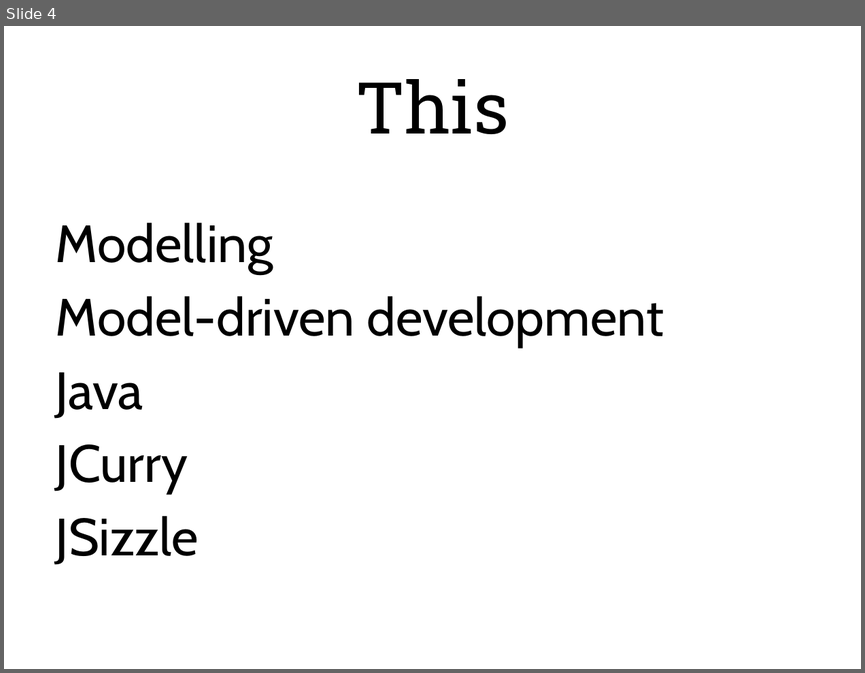
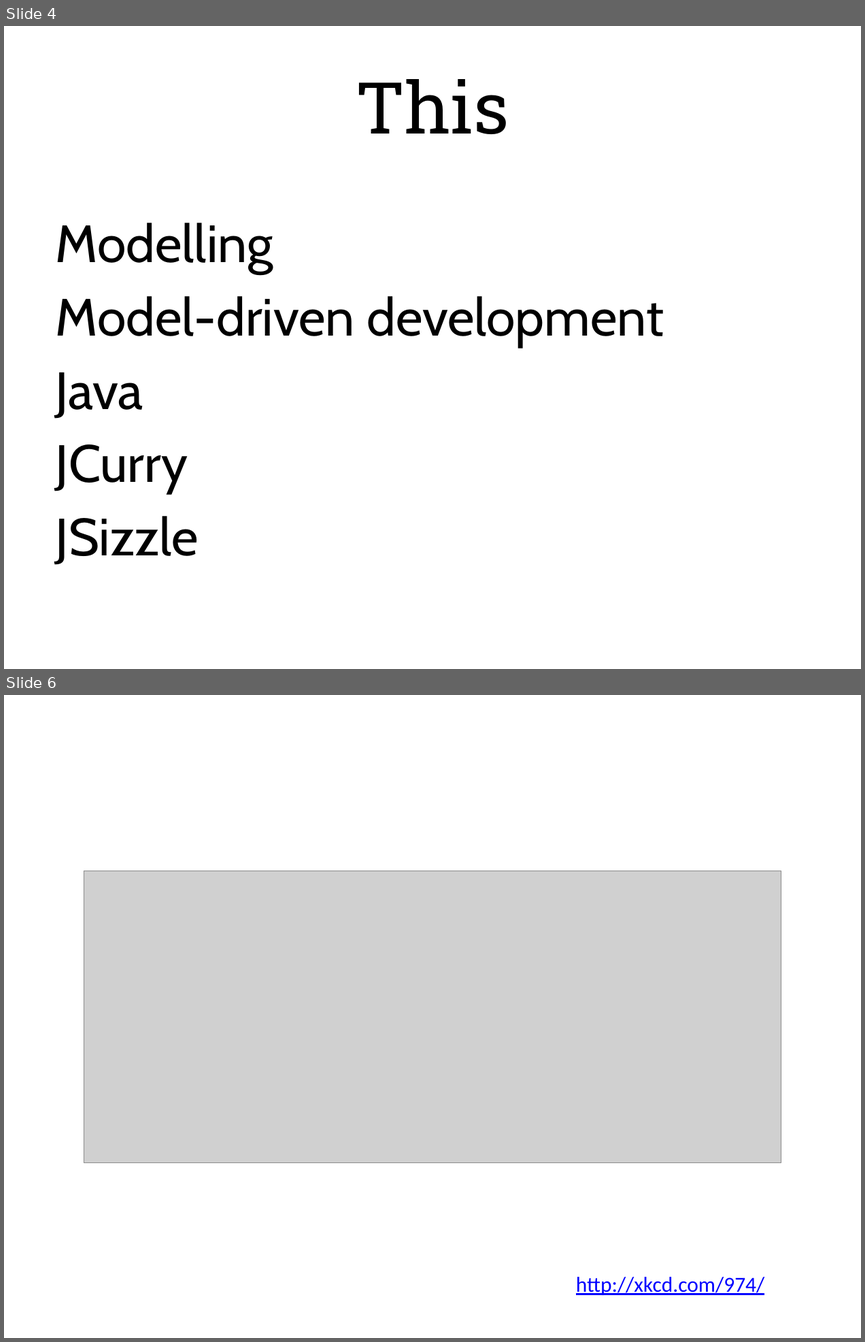
Before and after one commit to paul-sadler-ext/javasizzle, a slide deck: JSizzle-Demo/doc/Modelling in Java.pptx. Shown one above the other, each under a label of ours: slide 4 before the commit, slides 4 and 6 after it; the slides between them are not shown. The pictures are 865x673 and 865x1342 pixels, drawn with LibreOffice and Linux fonts; fonts in the diff are those of the drawing; grey boxes stand for pictures. Boxes give left, top, right and bottom in pixels: in the first picture for what was removed or moved away, otherwise in the second. Text is boxed around its words. In the diff, an @@ line names an element or a change of style, - is before the commit and + after.

```diff
--- a/JSizzle-Demo/doc/Modelling in Java.pptx
+++ b/JSizzle-Demo/doc/Modelling in Java.pptx
@@ slide 6 added at (4, 695, 861, 1338), background #FFFFFF @@
@@ picture added at (84, 870, 781, 1162) @@
@@ text added at (576, 1276, 764, 1295), 18 pt, text #0000FF, underline @@
+http://xkcd.com/974/
```
Also in this commit, not shown: 1 slide changed, 3 other files.
